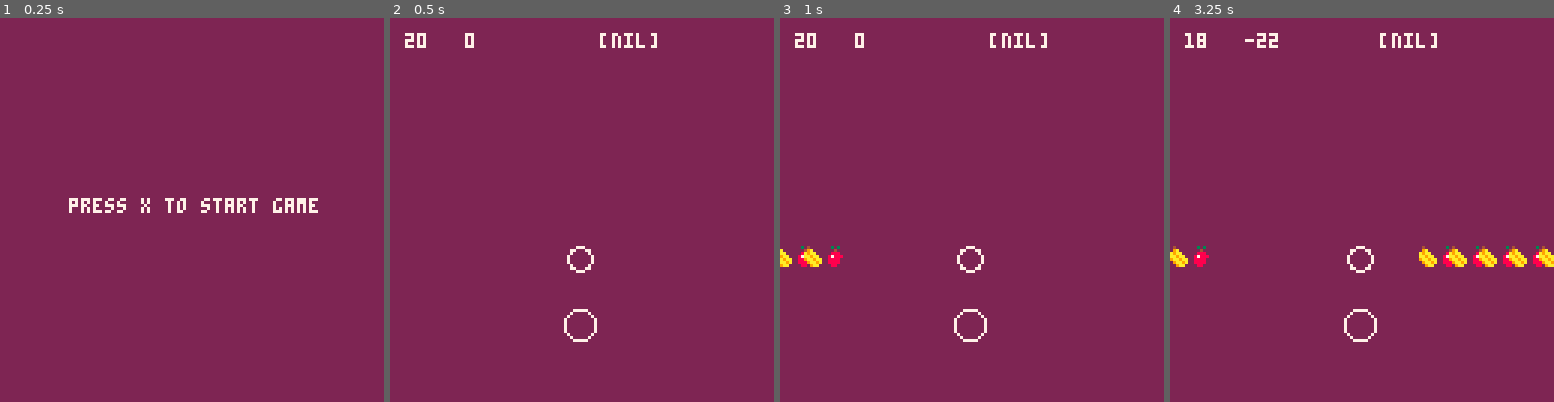
Above: before the commit, frames 1-4 (left to right).
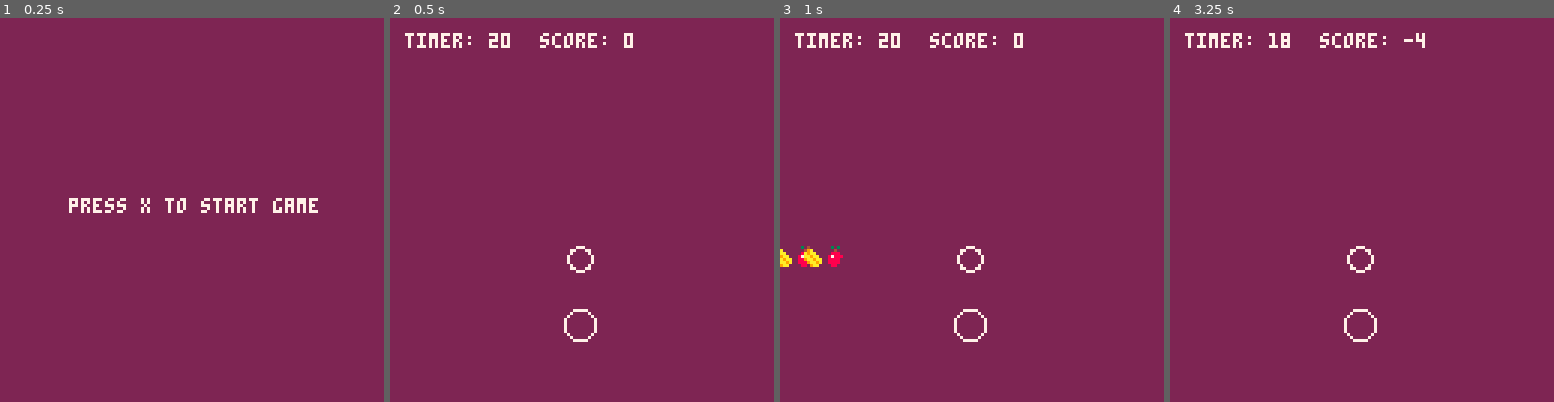
Above: after the commit, the same moments.

Repository: Dropboy/musical_fruit
Game: PICO-8 cartridge musical_fruit.p8
The game is run twice, just before and just after one commit, with the same random seed, the same clock (stepped at 60 frames per second) and the same inputs.
Inputs:
- Up to frame 1 (0.25 s): no input
- Up to frame 2 (0.5 s): tap X (X key) at 0.33 s
- Up to frame 3 (1 s): no input
- Up to frame 4 (3.25 s): tap X (X key) at 1.07, 1.85, 2.97 s

Frame 1 is identical in both runs. In frame 2, 1.1% of the frame differs, in the area x 3-70%, y 3-8%; in frame 3, 1.1%; in frame 4, 2.4%, in the area x 0-100%, y 3-65%.

Commit message:
Small fixes
Small aesthetic things

Diff:
--- a/musical_fruit.p8
+++ b/musical_fruit.p8
@@ -132,6 +132,7 @@
    else if beat_x[i] >= 65 and btn(❎) then
     sfx(4)
     score -= 1
+    beat_v[i] = false
    end
    end
   end
@@ -141,9 +142,8 @@
  circ(63,102,5,7)
  --beat circle
  circ(63,80,4,7)
- print(flr(timer),5,5,7)
- print(score,25,5,7)
- print(beat_s[i],70,5,7)
+ print("timer: "..flr(timer),5,5,7)
+ print("score: "..score,50,5,7)
 end
 
 function draw_gameover()
